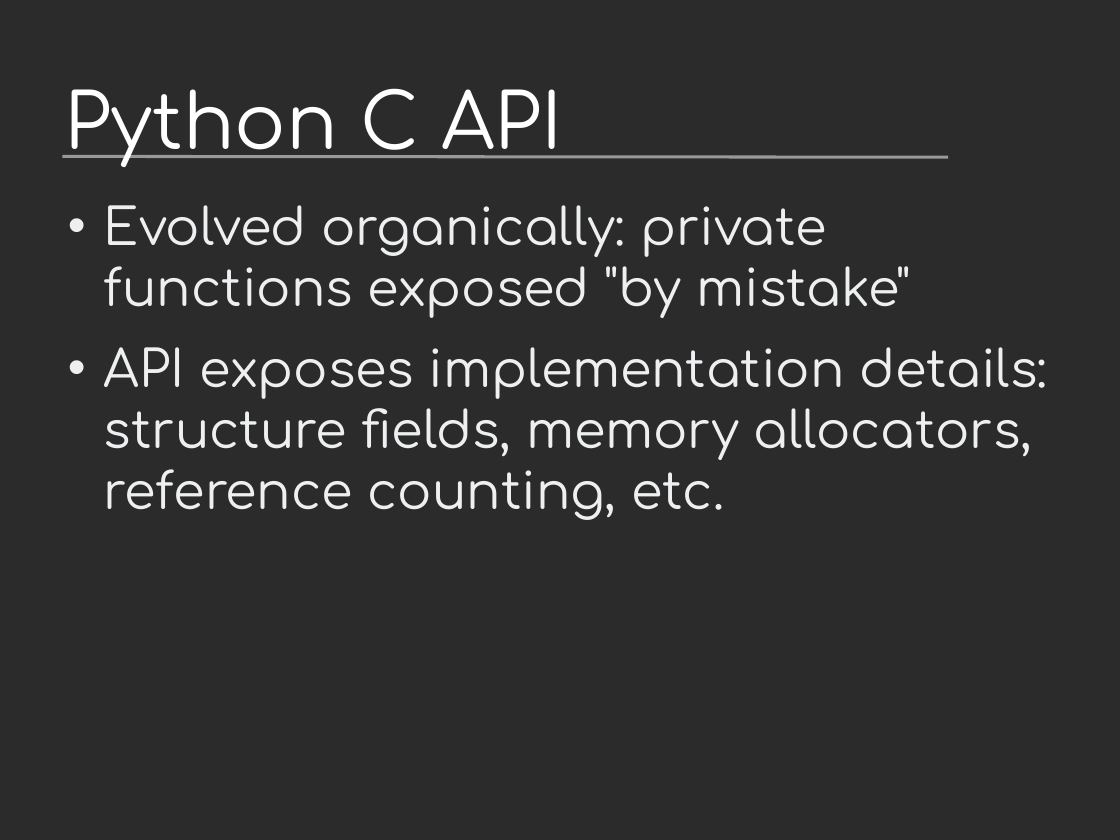
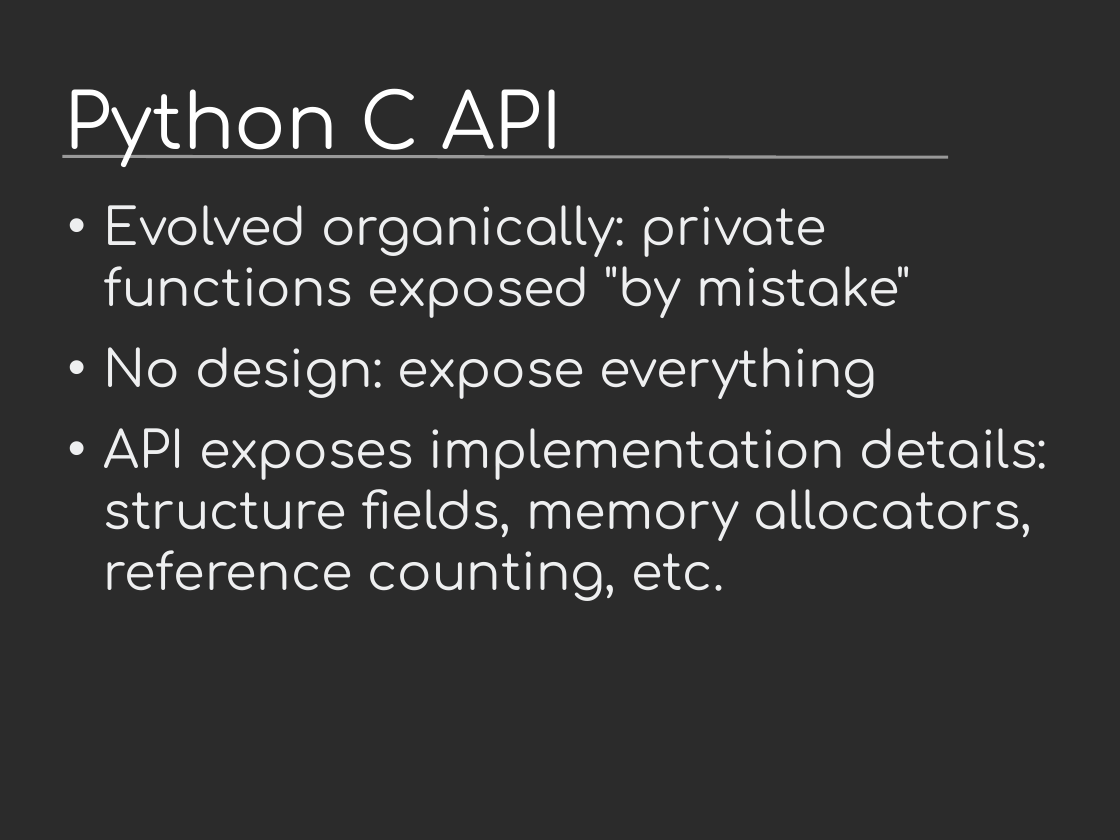
Before and after one commit to vstinner/talks, a slide deck: slide 28 of 2019-EuroPython/python_performance.odp. Drawn at 1120x840 pixels with LibreOffice and Linux fonts; fonts in the diff are those of the drawing; background and template pictures are left out; a plain dark background stands for a picture behind light text. Boxes give left, top, right and bottom in pixels: in the first picture for what was removed or moved away, otherwise in the second. Text is boxed around its words. In the diff, an @@ line names an element or a change of style, - is before the commit and + after.

Commit message:
EuroPython

```diff
--- a/2019-EuroPython/python_performance.odp
+++ b/2019-EuroPython/python_performance.odp
@@ text at (104, 347, 878, 399): paragraph added @@
+• No design: expose everything
```
Also in this commit, not shown: 12 other slides changed, 7 slides added, 2 slides removed.
